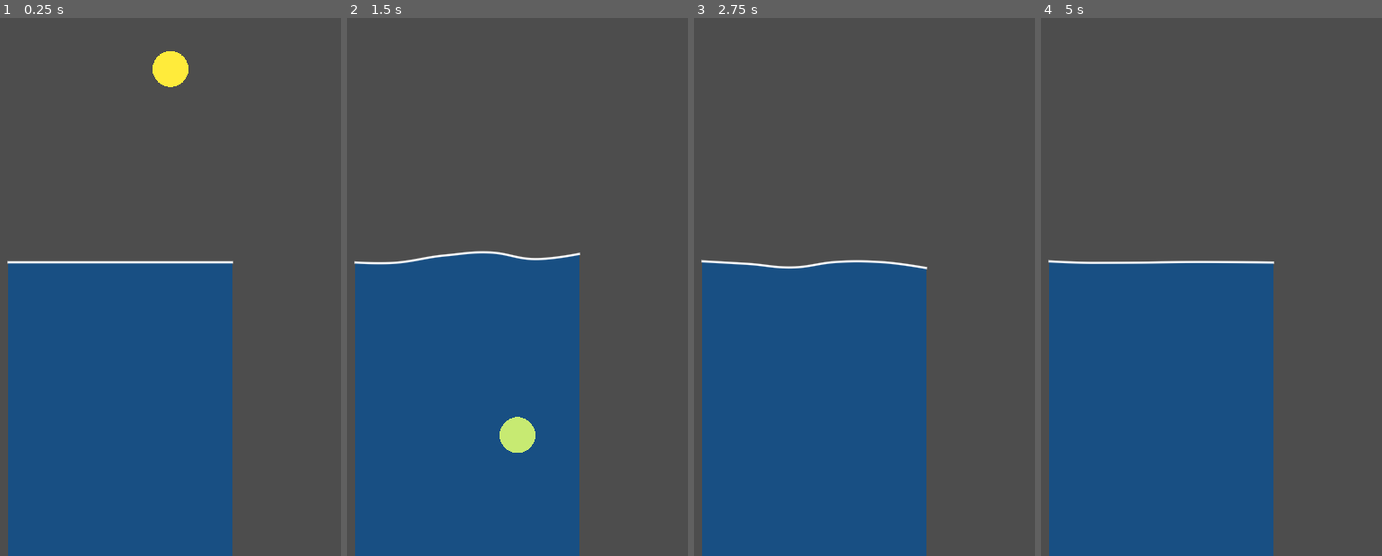
Above: before the commit, frames 1-4 (left to right).
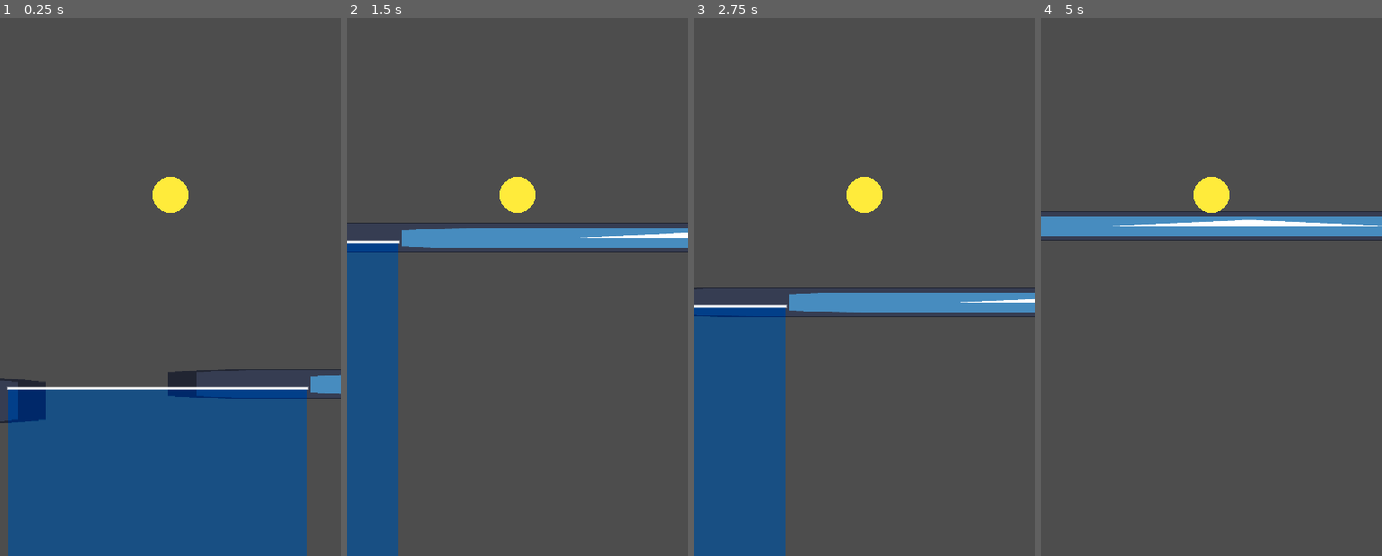
Above: after the commit, the same moments.

Repository: JasonLocatelli/HiddenTresor
Game: Godot game, scene res://Scenes/game.tscn
Same seed, same stepped clock (60 frames per second), same inputs: the game is played once before the commit and once after it. The engine's default icon, where the game draws it, is replaced by a stand-in: a white triangle on a blue panel in a dark square.
Inputs:
- Up to frame 1 (0.25 s): no input
- Up to frame 2 (1.5 s): hold Space (jump, bound only after the commit) 0.53-1.28 s; hold Right (right, bound only after the commit) from 0.53 s (still down); tap Space (jump, bound only after the commit) at 1.35 s
- Up to frame 3 (2.75 s): tap Space (jump, bound only after the commit) at 1.52, 1.82 s; release Right (right, bound only after the commit) at 2.03 s; hold A (left, bound only after the commit) from 2.03 s (still down); hold Space (jump, bound only after the commit) from 2.03 s (still down)
- Up to frame 4 (5 s): release A (left, bound only after the commit) at 2.78 s; release Space (jump, bound only after the commit) at 2.78 s; hold Right (right, bound only after the commit) 2.78-4.28 s; tap Space (jump, bound only after the commit) at 2.85, 3.02, 3.32, 4.35, 4.52, 4.82 s; hold Space (jump, bound only after the commit) 3.53-4.28 s; hold A (left, bound only after the commit) from 4.28 s (still down)

The runs differ from the first frame. In frame 1, 25% of the frame differs, in the area x 0-100%, y 6-100%; in frame 2, 36%; in frame 3, 28%; in frame 4, 41%, in the area x 0-100%, y 29-100%.

Commit message:
Fonctionnement movement in and out water

Diff:
--- a/Scenes/game.tscn
+++ b/Scenes/game.tscn
@@ -1,28 +1,22 @@
-[gd_scene load_steps=5 format=3 uid="uid://6pcocsfpfhsy"]
+[gd_scene load_steps=4 format=3 uid="uid://6pcocsfpfhsy"]
 
 [ext_resource type="PackedScene" uid="uid://ccgh1tnhrlw6k" path="res://Scenes/water_body.tscn" id="1_2h55a"]
-[ext_resource type="Script" path="res://Scripts/TestStone.gd" id="2_l3umv"]
-[ext_resource type="Texture2D" uid="uid://vnha3gb6oqce" path="res://Sprites/Joint.png" id="3_3y7cd"]
-
-[sub_resource type="CircleShape2D" id="CircleShape2D_otb2t"]
-radius = 19.1638
+[ext_resource type="PackedScene" uid="uid://bi6gv80feb75s" path="res://Scenes/groundTest.tscn" id="1_vij6w"]
+[ext_resource type="PackedScene" uid="uid://h226rc4u0u8i" path="res://Scenes/test_stone.tscn" id="2_3m4wa"]
 
 [node name="Game" type="Node2D"]
 
-[node name="Camera2D" type="Camera2D" parent="."]
+[node name="Ground" parent="." instance=ExtResource("1_vij6w")]
+position = Vector2(505, -11)
+scale = Vector2(3.5791, 1.57891)
 
-[node name="TestStone" type="CharacterBody2D" parent="."]
-position = Vector2(0, -254.93)
-script = ExtResource("2_l3umv")
+[node name="Ground2" parent="." instance=ExtResource("1_vij6w")]
+position = Vector2(-627, 7.99999)
+scale = Vector2(3.40994, 2.49296)
 
-[node name="Sprite2D" type="Sprite2D" parent="TestStone"]
-scale = Vector2(0.4, 0.4)
-texture = ExtResource("3_3y7cd")
-
-[node name="CollisionShape2D" type="CollisionShape2D" parent="TestStone"]
-position = Vector2(0, 0.429993)
-shape = SubResource("CircleShape2D_otb2t")
+[node name="TestStone" parent="." groups=["player"] instance=ExtResource("2_3m4wa")]
 
 [node name="WaterBody" parent="." instance=ExtResource("1_2h55a")]
 position = Vector2(-181, -7)
+scale = Vector2(1.33372, 1.20018)
 distance_between_springs = 50
--- /dev/null
+++ b/Scenes/groundTest.tscn
@@ -0,0 +1,18 @@
+[gd_scene load_steps=3 format=3 uid="uid://bi6gv80feb75s"]
+
+[ext_resource type="Texture2D" uid="uid://dgl0nnhm4mlyp" path="res://icon.svg" id="1_ti86i"]
+
+[sub_resource type="RectangleShape2D" id="RectangleShape2D_b4082"]
+size = Vector2(285, 20)
+
+[node name="Ground" type="StaticBody2D"]
+position = Vector2(131, -168)
+
+[node name="CollisionShape2D" type="CollisionShape2D" parent="."]
+position = Vector2(-1.52588e-05, 4.76837e-06)
+shape = SubResource("RectangleShape2D_b4082")
+
+[node name="Sprite2D" type="Sprite2D" parent="."]
+position = Vector2(0.499985, -0.499995)
+scale = Vector2(2.22656, 0.164063)
+texture = ExtResource("1_ti86i")
--- /dev/null
+++ b/Scenes/test_stone.tscn
@@ -0,0 +1,22 @@
+[gd_scene load_steps=4 format=3 uid="uid://h226rc4u0u8i"]
+
+[ext_resource type="Script" path="res://Scripts/TestStone.gd" id="1_a1cli"]
+[ext_resource type="Texture2D" uid="uid://vnha3gb6oqce" path="res://Sprites/Joint.png" id="2_j6d6s"]
+
+[sub_resource type="CircleShape2D" id="CircleShape2D_otb2t"]
+radius = 19.1638
+
+[node name="TestStone" type="CharacterBody2D"]
+position = Vector2(0, -254.93)
+script = ExtResource("1_a1cli")
+
+[node name="Sprite2D" type="Sprite2D" parent="."]
+scale = Vector2(0.4, 0.4)
+texture = ExtResource("2_j6d6s")
+
+[node name="CollisionShape2D" type="CollisionShape2D" parent="."]
+position = Vector2(0, 0.429993)
+shape = SubResource("CircleShape2D_otb2t")
+
+[node name="Camera2D" type="Camera2D" parent="."]
+position = Vector2(0, 81.93)
--- a/Scenes/water_body.tscn
+++ b/Scenes/water_body.tscn
@@ -10,6 +10,8 @@
 
 [sub_resource type="Curve2D" id="Curve2D_sxav8"]
 
+[sub_resource type="RectangleShape2D" id="RectangleShape2D_86ynw"]
+
 [node name="WaterBody" type="Node2D"]
 script = ExtResource("1_2rfbr")
 
@@ -19,3 +21,11 @@
 [node name="WaterBorder" type="Path2D" parent="."]
 curve = SubResource("Curve2D_sxav8")
 script = ExtResource("3_thmbn")
+
+[node name="Water_body_area" type="Area2D" parent="."]
+
+[node name="water_body_collision" type="CollisionShape2D" parent="Water_body_area"]
+shape = SubResource("RectangleShape2D_86ynw")
+
+[connection signal="body_entered" from="Water_body_area" to="." method="_on_water_body_area_body_entered"]
+[connection signal="body_exited" from="Water_body_area" to="." method="_on_water_body_area_body_exited"]
--- a/Scripts/TestStone.gd
+++ b/Scripts/TestStone.gd
@@ -1,19 +1,36 @@
 extends CharacterBody2D
 
-var motion = Vector2.ZERO
+# Vitesse maximale du personnage en pixels par seconde.
 var max_speed = 450
 
-const SPEED = 300.0
+# Force de gravité appliquée au personnage, récupérée depuis les paramètres du projet.
+var gravity = ProjectSettings.get_setting("physics/2d/default_gravity")
+
+# Vélocité de saut, définie comme une constante pour être utilisée lors de la détection du saut.
 const JUMP_VELOCITY = -400.0
 
-# Get the gravity from the project settings to be synced with RigidBody nodes.
-var gravity = ProjectSettings.get_setting("physics/2d/default_gravity")
-
-
+# Fonction principale appelée à chaque frame, dédiée à la physique du jeu.
+# 'delta' est le temps écoulé depuis la dernière frame, utilisé pour garantir des mouvements indépendants de la performance.
 func _physics_process(delta):
-	# Add the gravity.
+	# Appliquer la gravité lorsque le personnage n'est pas au sol.
 	if not is_on_floor():
 		velocity.y += gravity * delta
-		velocity.y + gravity * delta
+		# Limiter la vitesse de chute pour éviter une accélération excessive en chute libre.
 		velocity.y = clamp(velocity.y, -max_speed, max_speed)
-		move_and_slide()
+
+	# Gérer le saut du personnage.
+	# Si le personnage est au sol et que le joueur appuie sur la touche de saut, appliquer la vélocité de saut.
+	if is_on_floor() and Input.is_action_pressed("jump"):
+		velocity.y = JUMP_VELOCITY
+
+	# Déterminer la direction horizontale en fonction des touches appuyées (droite ou gauche).
+	# La fonction 'int()' convertit la valeur booléenne en entier (1 pour vrai, 0 pour faux).
+	var x_dir = int(Input.is_action_pressed("right")) - int(Input.is_action_pressed("left"))
+
+	# Appliquer la vitesse horizontale en fonction de la direction détectée.
+	# La vitesse est divisée par 1.5 pour un contrôle plus précis du personnage.
+	velocity.x = x_dir * max_speed / 1.5
+
+	# Appliquer le mouvement au personnage en utilisant la fonction 'move_and_slide()'.
+	# Cette fonction gère automatiquement les collisions et permet au personnage de glisser le long des surfaces.
+	move_and_slide()
--- a/Scripts/water_body.gd
+++ b/Scripts/water_body.gd
@@ -3,48 +3,49 @@
 @export var k = 0.015
 @export var d = 0.03
 @export var spread = 0.0003
-
-var springs = []
-var passed = 8
-
 @export var distance_between_springs = 32
 @export var spring_number = 6
 @export var border_thickness = 1.1
+@export var depth = 1000
 
 @onready var water_spring = preload("res://Scenes/water_spring.tscn")
 @onready var water_polygon = $WaterPolygon
 @onready var water_border = $WaterBorder
 
-@export var depth = 1000
+var springs = []
+var passed = 8
 var target_height = global_position.y
 var bottom = target_height + depth
 
-
-
 func _ready():
 	water_border.width = border_thickness
-
 	for i in range(spring_number):
 		var x_position = distance_between_springs * i
-		var w = water_spring.instantiate()
-		add_child(w)
-		springs.append(w)
-		w.initialize(x_position, i)
-		w.set_collision_width(distance_between_springs)
-		w.connect("splash",splash)
+		var instance = water_spring.instantiate()
+		add_child(instance)
+		springs.append(instance)
+		instance.initialize(x_position, i)
+		instance.set_collision_width(distance_between_springs)
+		instance.connect("splash",splash)
+
+	var total_lenght = distance_between_springs * (spring_number - 1)
+	var rectangle = RectangleShape2D.new().duplicate()
+	var rect_position = Vector2(total_lenght /2,depth /2)
+	var rect_extends = Vector2(total_lenght ,depth )
+
+	$Water_body_area.position = rect_position
+	rectangle.size = rect_extends
+	$Water_body_area/water_body_collision.set_shape(rectangle)
 
 func _physics_process(delta):
 	for i in springs:
 		i.water_update(k,d)
-
 	var left_deltas = []
 	var right_deltas = []
-
 	for i in range (springs.size()):
 		left_deltas.append(0)
 		right_deltas.append(0)
 		pass
-
 	for j in range(passed):
 		for i in range(springs.size()):
 			if i > 0:
@@ -68,14 +69,11 @@
 	var curve = water_border.curve
 	var points = Array(curve.get_baked_points())
 	var water_polygon_points = points
-
 	var first_index = 0
 	var last_index = water_polygon_points.size()-1
-
 	water_polygon_points.append(Vector2(water_polygon_points[last_index].x, bottom))
 	water_polygon_points.append(Vector2(water_polygon_points[first_index].x, bottom))
 	water_polygon_points = PackedVector2Array(water_polygon_points)
-
 	water_polygon.polygon = water_polygon_points
 
 func new_border():
@@ -83,10 +81,16 @@
 	var surface_points = []
 	for i in range(springs.size()):
 		surface_points.append(springs[i].position)
-
 	for i in range(surface_points.size()):
 		curve.add_point(surface_points[i])
-
 	water_border.curve = curve
 	water_border.smooth(true)
 	water_border.queue_redraw()
+
+func _on_water_body_area_body_entered(body):
+	if (body.is_in_group("player")) :
+		body.max_speed = body.max_speed/2
+
+func _on_water_body_area_body_exited(body):
+	if (body.is_in_group("player")) :
+		body.max_speed = body.max_speed*2
--- a/Scripts/water_spring.gd
+++ b/Scripts/water_spring.gd
@@ -1,19 +1,17 @@
 extends Node2D
 
+@onready var collision = $Area2D/CollisionShape2D
+
 var velocity = 0
-
 var force = 0
-
 var height = 0
-
 var target_height = 0
-
-@onready var collision = $Area2D/CollisionShape2D
 var index = 0
 var motion_factor = 0.014
 
 var collided_with = null
 signal splash
+
 func water_update(sprintConstant, dampening):
 	height = position.y
 	var x = height - target_height
@@ -34,13 +32,10 @@
 	var new_extents = Vector2(value/2, extents.y)
 	collision.shape.size = new_extents
 
-
 func _on_area_2d_body_entered(body):
-
 	if body == collided_with:
 		return
 	collided_with = body
-
-	var speed = body.velocity.y * motion_factor
-	body.max_speed -= 90
-	emit_signal("splash", index, speed)
+	if (!(body is StaticBody2D)) :
+		var speed = body.velocity.y * motion_factor
+		emit_signal("splash", index, speed)
--- a/project.godot
+++ b/project.godot
@@ -21,6 +21,32 @@
 window/size/viewport_height=640
 window/stretch/mode="viewport"
 
+[input]
+
+left={
+"deadzone": 0.5,
+"events": [Object(InputEventKey,"resource_local_to_scene":false,"resource_name":"","device":-1,"window_id":0,"alt_pressed":false,"shift_pressed":false,"ctrl_pressed":false,"meta_pressed":false,"pressed":false,"keycode":0,"physical_keycode":65,"key_label":0,"unicode":113,"echo":false,"script":null)
+, Object(InputEventKey,"resource_local_to_scene":false,"resource_name":"","device":-1,"window_id":0,"alt_pressed":false,"shift_pressed":false,"ctrl_pressed":false,"meta_pressed":false,"pressed":false,"keycode":0,"physical_keycode":4194319,"key_label":0,"unicode":0,"echo":false,"script":null)
+]
+}
+right={
+"deadzone": 0.5,
+"events": [Object(InputEventKey,"resource_local_to_scene":false,"resource_name":"","device":-1,"window_id":0,"alt_pressed":false,"shift_pressed":false,"ctrl_pressed":false,"meta_pressed":false,"pressed":false,"keycode":0,"physical_keycode":4194321,"key_label":0,"unicode":0,"echo":false,"script":null)
+, Object(InputEventKey,"resource_local_to_scene":false,"resource_name":"","device":-1,"window_id":0,"alt_pressed":false,"shift_pressed":false,"ctrl_pressed":false,"meta_pressed":false,"pressed":false,"keycode":0,"physical_keycode":68,"key_label":0,"unicode":100,"echo":false,"script":null)
+]
+}
+jump={
+"deadzone": 0.5,
+"events": [Object(InputEventKey,"resource_local_to_scene":false,"resource_name":"","device":-1,"window_id":0,"alt_pressed":false,"shift_pressed":false,"ctrl_pressed":false,"meta_pressed":false,"pressed":false,"keycode":0,"physical_keycode":32,"key_label":0,"unicode":32,"echo":false,"script":null)
+]
+}
+down={
+"deadzone": 0.5,
+"events": [Object(InputEventKey,"resource_local_to_scene":false,"resource_name":"","device":-1,"window_id":0,"alt_pressed":false,"shift_pressed":false,"ctrl_pressed":false,"meta_pressed":false,"pressed":false,"keycode":0,"physical_keycode":83,"key_label":0,"unicode":115,"echo":false,"script":null)
+, Object(InputEventKey,"resource_local_to_scene":false,"resource_name":"","device":-1,"window_id":0,"alt_pressed":false,"shift_pressed":false,"ctrl_pressed":false,"meta_pressed":false,"pressed":false,"keycode":0,"physical_keycode":4194322,"key_label":0,"unicode":0,"echo":false,"script":null)
+]
+}
+
 [rendering]
 
 textures/canvas_textures/default_texture_filter=0
Not shown: 1 places in Scenes/water_body.tscn that only renumber resources
